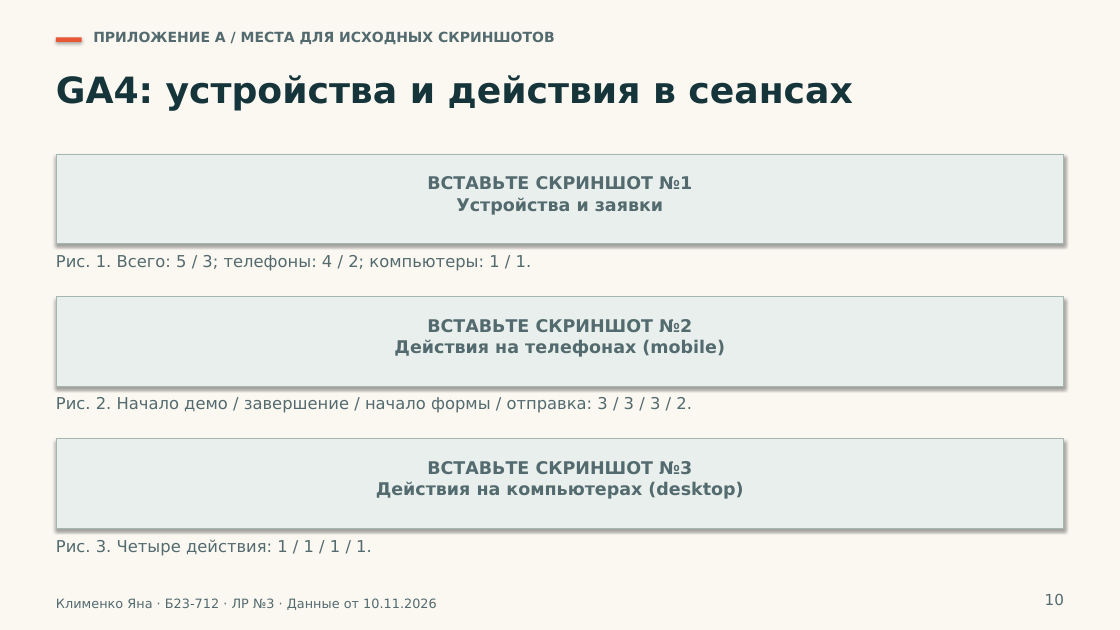
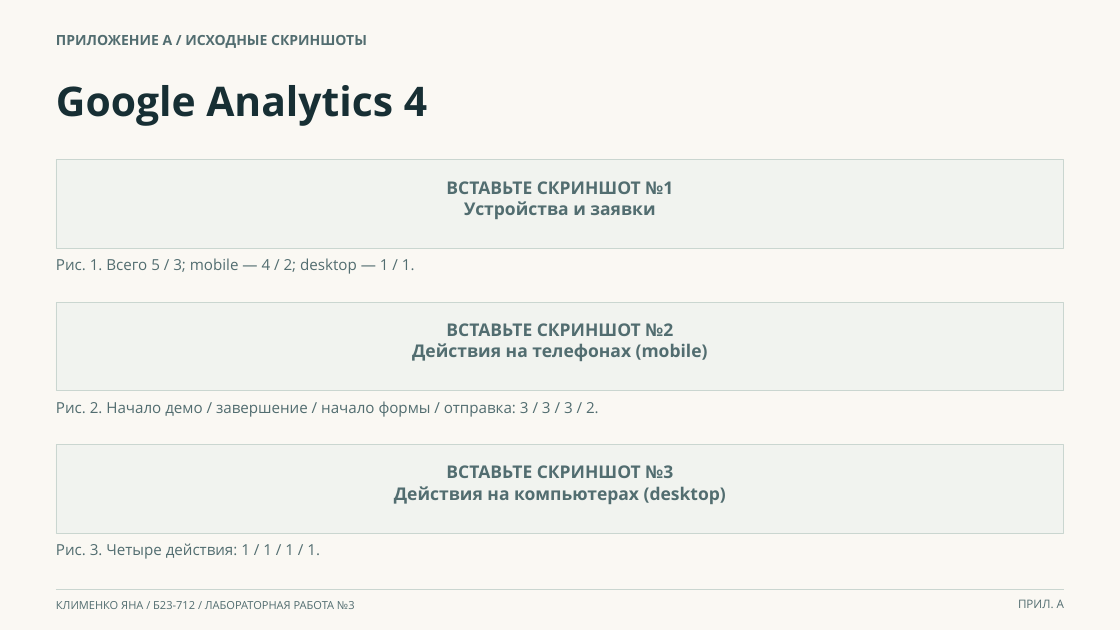
Before and after one commit to indolentmenace/hubspot-lab3, a slide deck: slide 10 of materials/LR3_HubSpot_presentation.pptx. Drawn at 1120x630 pixels with LibreOffice and Linux fonts; fonts in the diff are those of the drawing. Boxes give left, top, right and bottom in pixels: in the first picture for what was removed or moved away, otherwise in the second. Text is boxed around its words. In the diff, an @@ line names an element or a change of style, - is before the commit and + after.

```diff
--- a/materials/LR3_HubSpot_presentation.pptx
+++ b/materials/LR3_HubSpot_presentation.pptx
@@ background #FBF8F2 to #FAF8F3 @@
@@ text at [56, 35, 367, 48]: text changed; font DejaVu Sans to Open Sans; text colour #536A6E to #526D70 @@
-ПРИЛОЖЕНИЕ А / МЕСТА ДЛЯ ИСХОДНЫХ СКРИНШОТОВ
+ПРИЛОЖЕНИЕ А / ИСХОДНЫЕ СКРИНШОТЫ
@@ rectangle removed at [56, 37, 82, 42] @@
@@ text removed at [56, 75, 852, 111] @@
-GA4: устройства и действия в сеансах
@@ text added at [56, 85, 427, 126], 35 pt, text #172F34, bold @@
+Google Analytics 4
@@ text at [56, 258, 415, 274]: text changed; size 14 to 13 pt; font DejaVu Sans to Open Sans; text colour #536A6E to #526D70 @@
-Рис. 1. Всего: 5 / 3; телефоны: 4 / 2; компьютеры: 1 / 1.
+Рис. 1. Всего 5 / 3; mobile — 4 / 2; desktop — 1 / 1.
@@ 3 rectangles: place and size @@
-3 rectangles at [56, 154, 1065, 528]
+3 rectangles at [56, 160, 1065, 534]
@@ fill #E9EFEC to #F1F3EF; outline #A5B7B0 0.7 pt to #CAD6D0 0.7 pt; shadow off in 3 elements at [56, 160, 1065, 249], [56, 444, 1065, 534], [56, 302, 1065, 392] @@
@@ text "Рис. 2. Начало демо / ..." at [56, 401, 599, 417]: size 14 to 13 pt, font DejaVu Sans to Open Sans, text colour #536A6E to #526D70; line spacing 17.1pt to 15.9pt @@
@@ font DejaVu Sans to Open Sans, text colour #536A6E to #526D70 in 3 elements at [446, 181, 673, 219], [412, 323, 708, 361], [394, 465, 726, 504] @@
@@ text "Рис. 3. Четыре действия: 1 ..." at [56, 543, 320, 559]: size 14 to 13 pt, font DejaVu Sans to Open Sans, text colour #536A6E to #526D70; line spacing 17.1pt to 15.9pt @@
@@ line added from (56, 589) to (1065, 589), #CAD6D0 0.5 pt @@
@@ text at [1018, 599, 1064, 608]: text changed; size 13 to 10 pt; font DejaVu Sans to Open Sans; text colour #536A6E to #526D70 @@
-10
+ПРИЛ. А
@@ text at [56, 601, 355, 609]: text changed; size 11 to 9.5 pt; font DejaVu Sans to Open Sans; text colour #536A6E to #526D70 @@
-Клименко Яна · Б23-712 · ЛР №3 · Данные от 10.11.2026
+КЛИМЕНКО ЯНА / Б23-712 / ЛАБОРАТОРНАЯ РАБОТА №3
```
Also in this commit, not shown: 9 other slides changed, 1 slide added, 1 slide removed, 3 other files.
